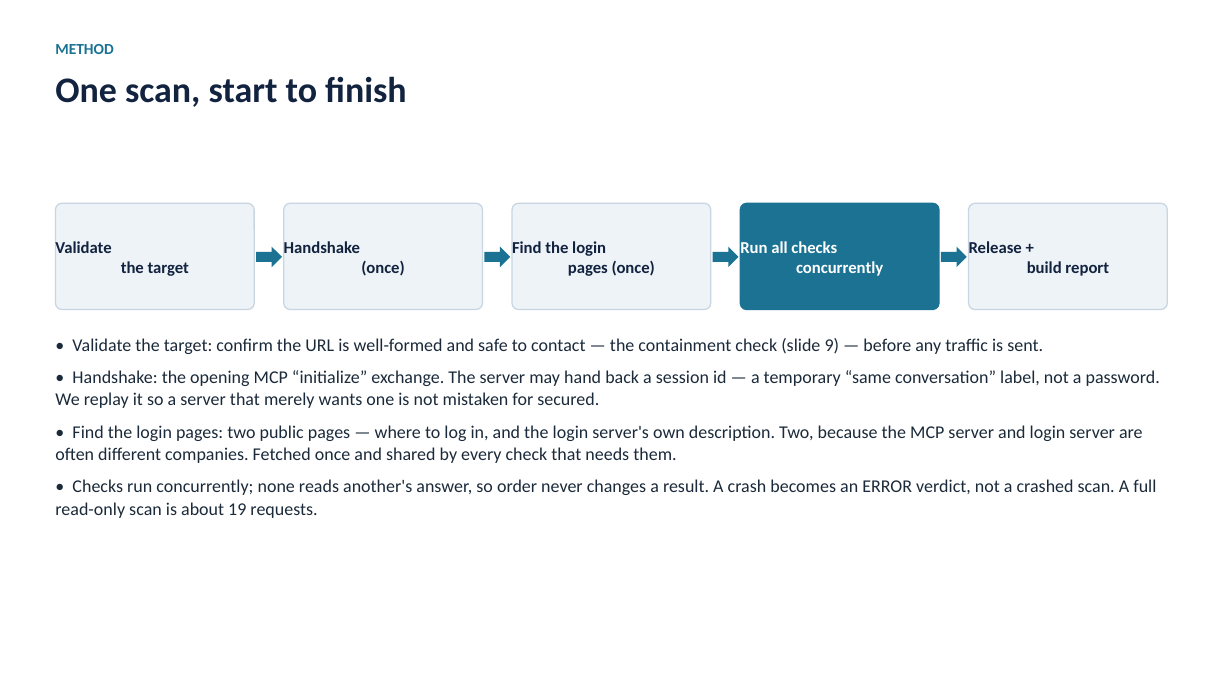
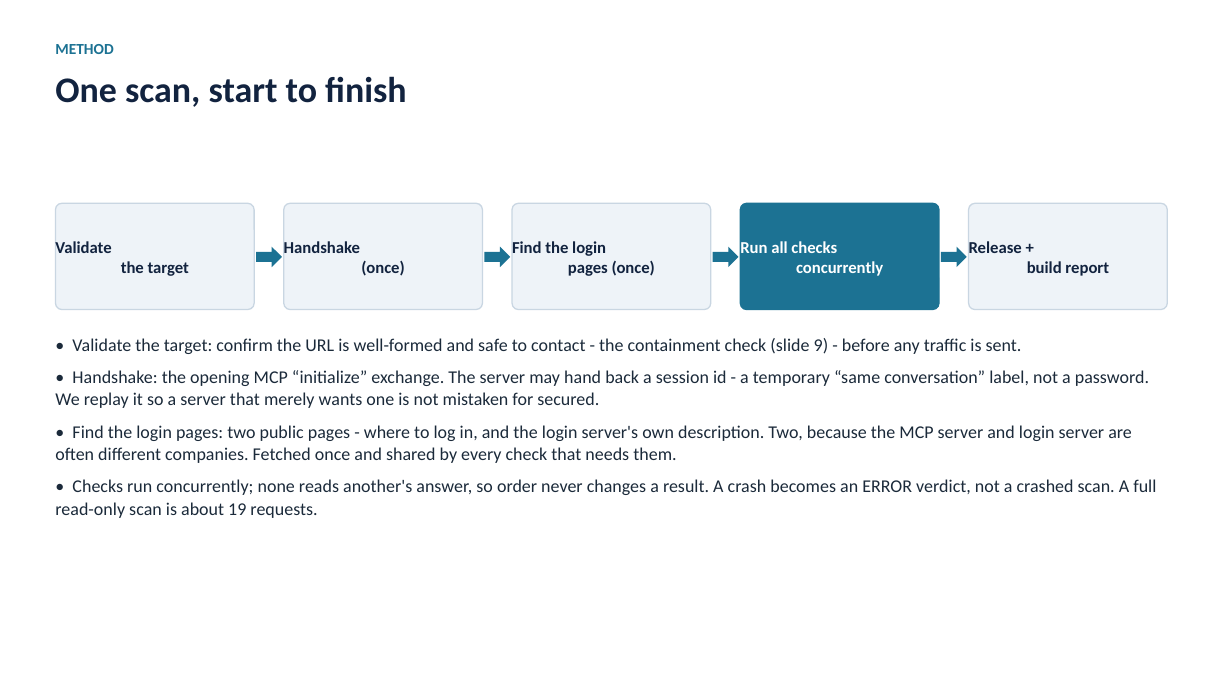
Before and after one commit to yamitkfir/YamAmit-MCP-auth, a slide deck: slide 6 of MCP-auth-slides.pptx. Drawn at 1232x693 pixels with LibreOffice and Linux fonts; fonts in the diff are those of the drawing. Boxes give left, top, right and bottom in pixels: in the first picture for what was removed or moved away, otherwise in the second. Text is boxed around its words. In the diff, an @@ line names an element or a change of style, - is before the commit and + after.

```diff
--- a/MCP-auth-slides.pptx
+++ b/MCP-auth-slides.pptx
@@ text at <box>55,338,1149,463</box>: text changed @@
-• Validate the target: confirm the URL is well-formed and safe to contact — the containment check (slide 9) — before any traffic is sent.
-• Handshake: the opening MCP “initialize” exchange. The server may hand back a session id — a temporary “same conversation” label, not a password. We replay it so a server that merely wants one is not mistaken for secured.
-• Find the login pages: two public pages — where to log in, and the login server's own description. Two, because the MCP server and login server are often different companies. Fetched once and shared by every check that needs them.
+• Validate the target: confirm the URL is well-formed and safe to contact - the containment check (slide 9) - before any traffic is sent.
+• Handshake: the opening MCP “initialize” exchange. The server may hand back a session id - a temporary “same conversation” label, not a password. We replay it so a server that merely wants one is not mistaken for secured.
+• Find the login pages: two public pages - where to log in, and the login server's own description. Two, because the MCP server and login server are often different companies. Fetched once and shared by every check that needs them.
```
Also in this commit, not shown: 26 other slides changed.
